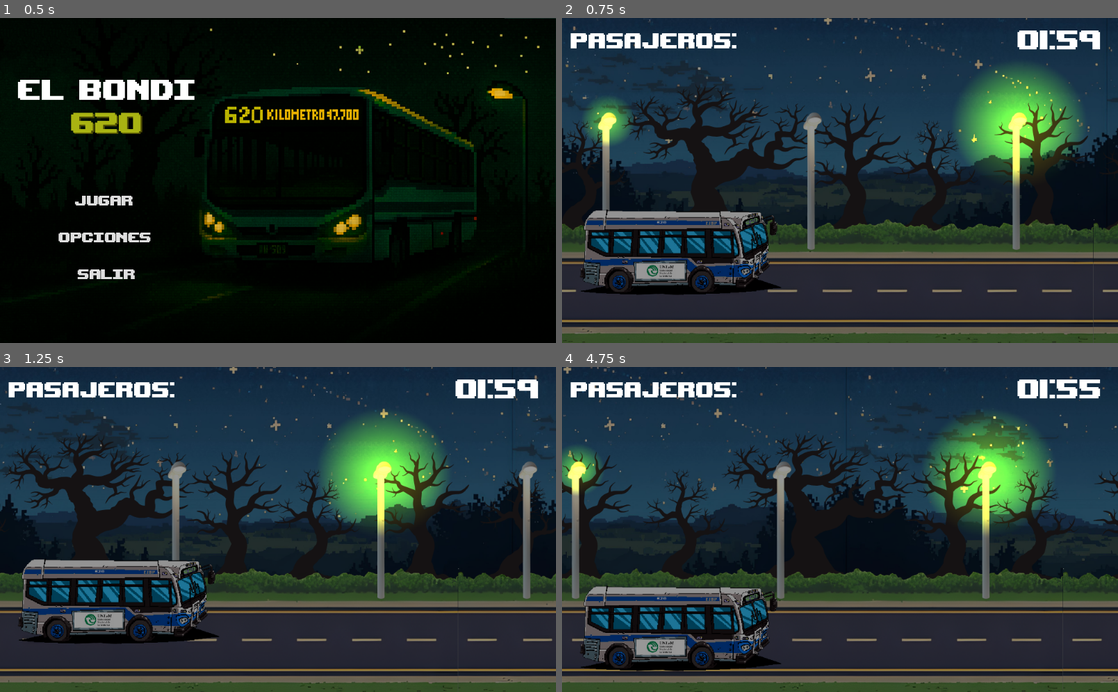
Above: before the commit, frames 1-4 (two rows, left to right).
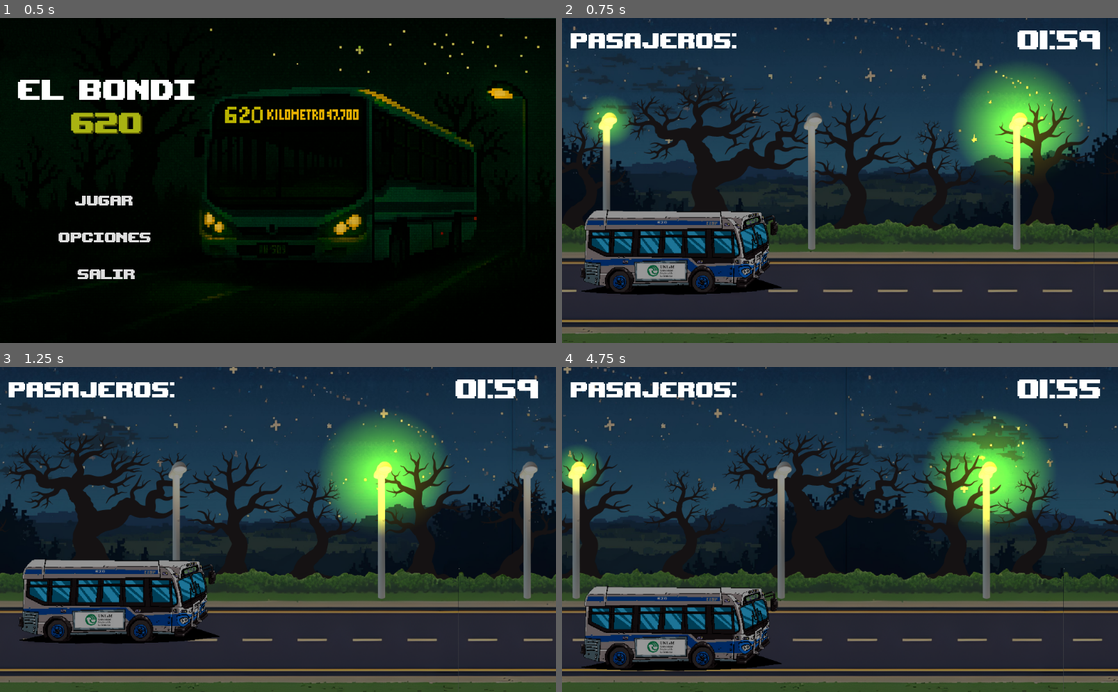
Above: after the commit, the same moments.

Repository: JLeizza/AP2Bondi620
Game: Godot game, scene res://scenes/main_menu.tscn
Two runs of this game, one before a commit and one after it. Both use one fixed random seed, a clock stepped at 60 frames per second and the inputs below.
Inputs:
- Up to frame 1 (0.5 s): no input
- Up to frame 2 (0.75 s): click "JUGAR" at 0.5 s
- Up to frame 3 (1.25 s): no input
- Up to frame 4 (4.75 s): hold Up (ui_up) 1.28-2.03 s; hold Down (ui_down) 2.03-2.78 s; hold Up (ui_up) 2.78-4.28 s; hold Down (ui_down) from 4.28 s (still down)

Frame 1 is identical in both runs. In frame 2, 2.4% of the frame differs, in the area x 1-100%, y 21-99%; in frame 3, 2.3%; in frame 4, 2.6%, in the area x 0-100%, y 20-99%.

Commit message:
Agregue sprites, y colision con objetos en la escena.

Diff:
--- a/project.godot
+++ b/project.godot
@@ -32,6 +32,7 @@
 
 2d_physics/layer_1="Obstacules"
 2d_physics/layer_2="Stops"
+2d_physics/layer_3="Bondi"
 
 [physics]
 
--- a/scenes/Basura.tscn
+++ b/scenes/Basura.tscn
@@ -6,6 +6,7 @@
 size = Vector2(31.8333, 9.16667)
 
 [node name="Basura" type="Area2D"]
+collision_mask = 4
 
 [node name="Sprite2D" type="Sprite2D" parent="."]
 scale = Vector2(0.592424, 0.592424)
--- a/scenes/Bondi.tscn
+++ b/scenes/Bondi.tscn
@@ -12,7 +12,7 @@
 [node name="Bondi" type="CharacterBody2D" groups=["Bondi"]]
 position = Vector2(210, 241)
 collision_layer = 4
-collision_mask = 4
+collision_mask = 0
 script = ExtResource("2")
 
 [node name="Sprite2D" type="Sprite2D" parent="."]
@@ -22,7 +22,7 @@
 
 [node name="StopsArea" type="Area2D" parent="."]
 visible = false
-collision_layer = 3
+collision_layer = 4
 collision_mask = 2
 
 [node name="StopsCollision" type="CollisionShape2D" parent="StopsArea"]
@@ -31,8 +31,7 @@
 shape = SubResource("RectangleShape2D_yf4fp")
 
 [node name="ObstaculesArea" type="Area2D" parent="."]
-collision_layer = 2
-collision_mask = 2
+collision_layer = 4
 
 [node name="ObstaculeCollision" type="CollisionShape2D" parent="ObstaculesArea"]
 position = Vector2(-1.5, 51.5)
--- a/scenes/Cascote.tscn
+++ b/scenes/Cascote.tscn
@@ -6,6 +6,7 @@
 size = Vector2(32.3541, 9.60417)
 
 [node name="Basura" type="Area2D"]
+collision_mask = 4
 
 [node name="Sprite2D" type="Sprite2D" parent="."]
 position = Vector2(1.19209e-07, 9.53674e-07)
--- a/scenes/Gomas.tscn
+++ b/scenes/Gomas.tscn
@@ -6,6 +6,7 @@
 size = Vector2(36.25, 11.1667)
 
 [node name="FireTires" type="Area2D"]
+collision_mask = 4
 
 [node name="Sprite2D" type="Sprite2D" parent="."]
 position = Vector2(-2, -26)
--- a/scenes/Main.tscn
+++ b/scenes/Main.tscn
@@ -14,9 +14,6 @@
 position = Vector2(211, 407)
 
 [node name="HUD" parent="." instance=ExtResource("4")]
-
-[node name="Camera2D" type="Camera2D" parent="."]
-position = Vector2(512, 300)
 
 [node name="Carril1" type="Marker2D" parent="."]
 position = Vector2(1078, 462)
@@ -50,6 +47,9 @@
 wait_time = 3.0
 autostart = true
 
+[node name="Camera2D" type="Camera2D" parent="."]
+position = Vector2(512, 300)
+
 [connection signal="timeout" from="Timers/TimerPasajeros" to="." method="_on_timer_pasajeros_timeout"]
 [connection signal="timeout" from="Timers/TimerObs" to="." method="_on_timer_pasajeros_timeout"]
 [connection signal="timeout" from="Timers/TimerParadas" to="." method="_on_timer_pasajeros_timeout"]
--- a/scenes/SantuarioGG.tscn
+++ b/scenes/SantuarioGG.tscn
@@ -1,16 +1,18 @@
-[gd_scene load_steps=3 format=2]
+[gd_scene load_steps=3 format=3 uid="uid://dmve0mm7xc6ka"]
 
-[ext_resource path="res://sprites/SantuarioGG.png" type="Texture2D" id=1]
+[ext_resource type="Texture2D" uid="uid://dekjf3c1y4mn" path="res://sprites/SantuarioGG.png" id="1"]
 
-[sub_resource type="RectangleShape2D" id=1]
-size = Vector2( 13, 29.25 )
+[sub_resource type="RectangleShape2D" id="1"]
+size = Vector2(13, 29.25)
 
 [node name="FireTires" type="Area2D"]
+collision_layer = 2
+collision_mask = 4
 
 [node name="Sprite2D" type="Sprite2D" parent="."]
-texture = ExtResource( 1 )
+texture = ExtResource("1")
 
 [node name="CollisionShape2D" type="CollisionShape2D" parent="."]
-position = Vector2( -1, 5.75001 )
-scale = Vector2( 3, 3 )
-shape = SubResource( 1 )
+position = Vector2(-1, 5.75001)
+scale = Vector2(3, 3)
+shape = SubResource("1")
--- a/scenes/SantuarioSM.tscn
+++ b/scenes/SantuarioSM.tscn
@@ -1,16 +1,18 @@
-[gd_scene load_steps=3 format=2]
+[gd_scene load_steps=3 format=3 uid="uid://brow10l0fiphh"]
 
-[ext_resource path="res://sprites/SantuarioSM.png" type="Texture2D" id=1]
+[ext_resource type="Texture2D" uid="uid://vlfhij7w6xqa" path="res://sprites/SantuarioSM.png" id="1"]
 
-[sub_resource type="RectangleShape2D" id=1]
-size = Vector2( 13, 29.25 )
+[sub_resource type="RectangleShape2D" id="1"]
+size = Vector2(13, 29.25)
 
 [node name="FireTires" type="Area2D"]
+collision_layer = 2
+collision_mask = 4
 
 [node name="Sprite2D" type="Sprite2D" parent="."]
-texture = ExtResource( 1 )
+texture = ExtResource("1")
 
 [node name="CollisionShape2D" type="CollisionShape2D" parent="."]
-position = Vector2( -1, 5.75001 )
-scale = Vector2( 3, 3 )
-shape = SubResource( 1 )
+position = Vector2(-1, 5.75001)
+scale = Vector2(3, 3)
+shape = SubResource("1")
--- a/scripts/Bondi.gd
+++ b/scripts/Bondi.gd
@@ -6,6 +6,7 @@
 var initial_position = 410
 var speed
 var traveled_distance : int
+var lifes : int = Cte.VIDAS_BONDI
 
 func _ready():
 	position.y = initial_position
@@ -26,3 +27,11 @@
 
 	if Input.is_action_just_pressed("ui_down") && position.y != initial_position + move:
 		position.y += move
+
+func take_damage(damage):
+	lifes = self.lifes
+	lifes -= damage
+
+	print("Me la pegué, me hicieron " + str(damage) + " de daño, y tengo " + str(lifes) + " vidas")
+#	if lifes >=0 :
+#		return
--- a/scripts/Constantes.gd
+++ b/scripts/Constantes.gd
@@ -4,7 +4,13 @@
 const MAX_SPEED = 25
 const DIST_MODIFIER = 10
 const SPEED_MODIFIER = 500
+const VIDAS_BONDI = 4
+
+#OFFSETS
 const SPAWN_OFFSET_X = 800  # Píxeles adelante del bondi
+const CAMERA_OFFSET_X = -300
 
-const SANT_SPAWN_TIME = 12
+##OBSTACULOS Y SANTUARIOS
+const SANT_SPAWN_TIME = 12 #Este tiempo es para debug mas facil, en el juego final diria que sea aprox el doble
 const OBS_SPAWN_TIME = 10
+const DAÑO_OBSTACULO = 1
--- a/scripts/Main.gd
+++ b/scripts/Main.gd
@@ -24,6 +24,8 @@
 var timer_obs
 var timer_paradas
 var timer_santuarios
+var bondi_obs_collider
+var bondi_stop_collider
 
 
 # Variables del juego
@@ -33,27 +35,8 @@
 func _ready():
 	print("=== INICIALIZANDO MAIN ===")
 
-	# Inicializar arrays
-	tipos_obstaculos = [basura_scene, cascote_scene, gomas_scene]
-	buffs = [santuario_gauchito, santuario_muerte]
+	init_variables()
 
-
-	carriles = [$Carril1, $Carril2]
-
-	posSantuarios = $PosSantuario
-	print("PosSantuario posición Y: ", posSantuarios.position.y)
-
-	posParada = $PosParada
-	bondi = $Bondi
-	bondi.z_index = int(bondi.position.y)
-
-	camera = $Camera2D
-	hud = $HUD
-	timer_obs = $Timers/TimerObs
-	timer_paradas = $Timers/TimerParadas
-	timer_santuarios = $Timers/TimerSantuarios
-
-	traveled_distance = 0
 	set_timers()
 
 	print("=== INICIALIZACIÓN COMPLETA ===")
@@ -62,9 +45,10 @@
 	speed = int(Cte.START_SPEED + (traveled_distance / Cte.SPEED_MODIFIER))
 
 	bondi.position.x += speed
-	camera.position.x += speed
+	camera.position.x = bondi.position.x - Cte.CAMERA_OFFSET_X
 	traveled_distance += int(speed / Cte.DIST_MODIFIER)
 	bondi.z_index = int(bondi.position.y)
+
 
 
 func _on_timer_obs_timeout():
@@ -141,9 +125,47 @@
 	else:  # Carril 2 (el de abajo)
 		obs.z_index = bondi.z_index + 1 #Siempre adelante
 
+	obs.body_entered.connect(hit_obstacule)
+
 	add_child(obs)
 	print("  === DEBUG OBSTÁCULO ===")
 	print("  Carril Y elegido: ", spawn_y)
 	print("  Obstáculo Y final: ", obs.position.y)
 	print("  Obstáculo z_index: ", obs.z_index)
 	print("  Bondi z_index: ", bondi.z_index)
+
+func remove_obs(obs):
+	obs.queue_free()
+	obstaculos.erase(obs)
+
+func hit_obstacule(body):
+	if body == bondi_obs_collider:
+		bondi.take_damage(Cte.DAÑO_OBSTACULO)
+	else:
+		print("Colisione con un objeto que no es Bondi")
+
+func init_variables():
+
+		# Inicializar arrays
+	tipos_obstaculos = [basura_scene, cascote_scene, gomas_scene]
+	buffs = [santuario_gauchito, santuario_muerte]
+
+
+	carriles = [$Carril1, $Carril2]
+
+	posSantuarios = $PosSantuario
+	print("PosSantuario posición Y: ", posSantuarios.position.y)
+
+	posParada = $PosParada
+	bondi = $Bondi
+	bondi.z_index = int(bondi.position.y)
+	bondi_obs_collider = bondi.get_node("ObstaculesArea")
+	bondi_stop_collider = bondi.get_node("StopsArea")
+
+
+	camera = $Camera2D
+	hud = $HUD
+	timer_obs = $Timers/TimerObs
+	timer_paradas = $Timers/TimerParadas
+	timer_santuarios = $Timers/TimerSantuarios
+	traveled_distance = 0
Binary file added: sprites/Llorona.PNG
Not shown, added: sprites/Llorona.PNG.import
Binary file added: sprites/Pomberito.PNG
Not shown, added: sprites/Pomberito.PNG.import
